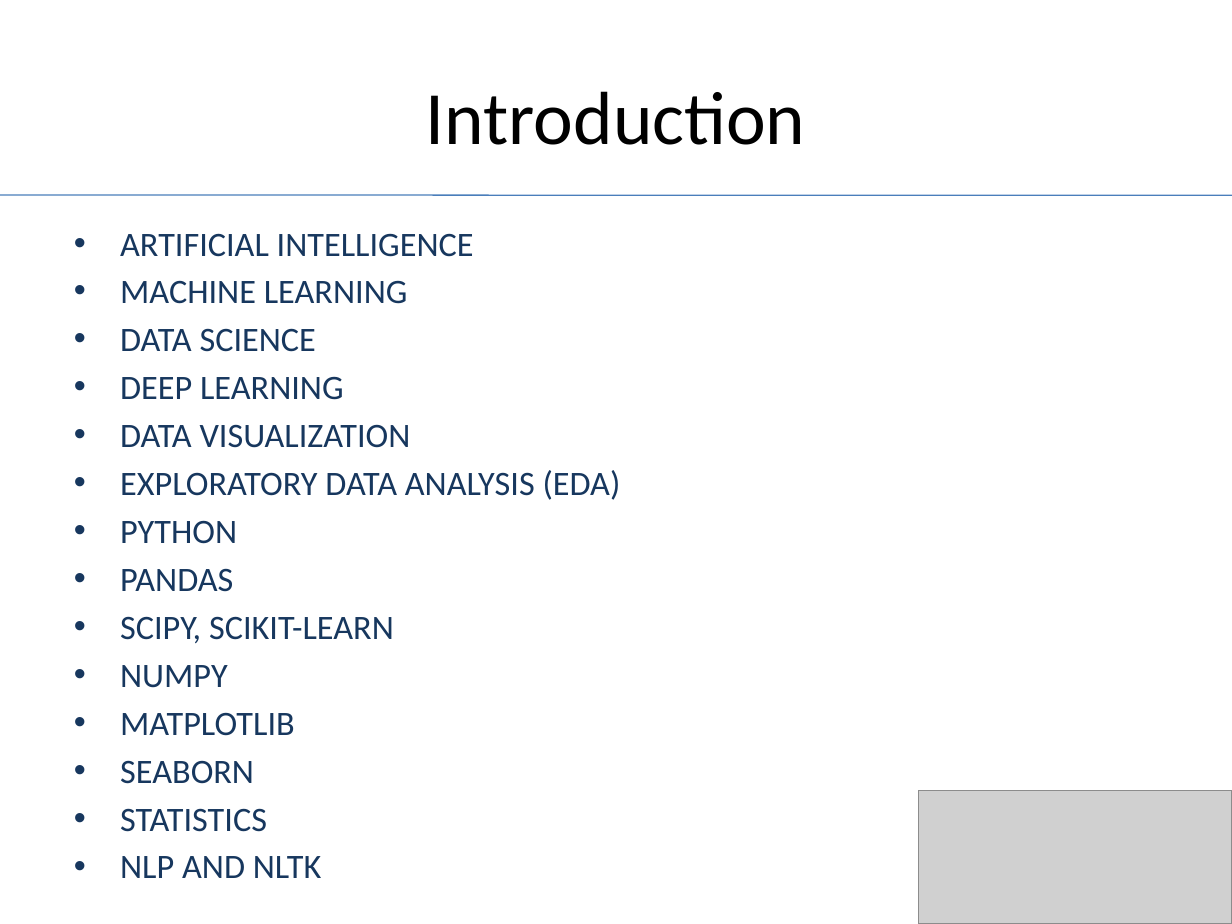
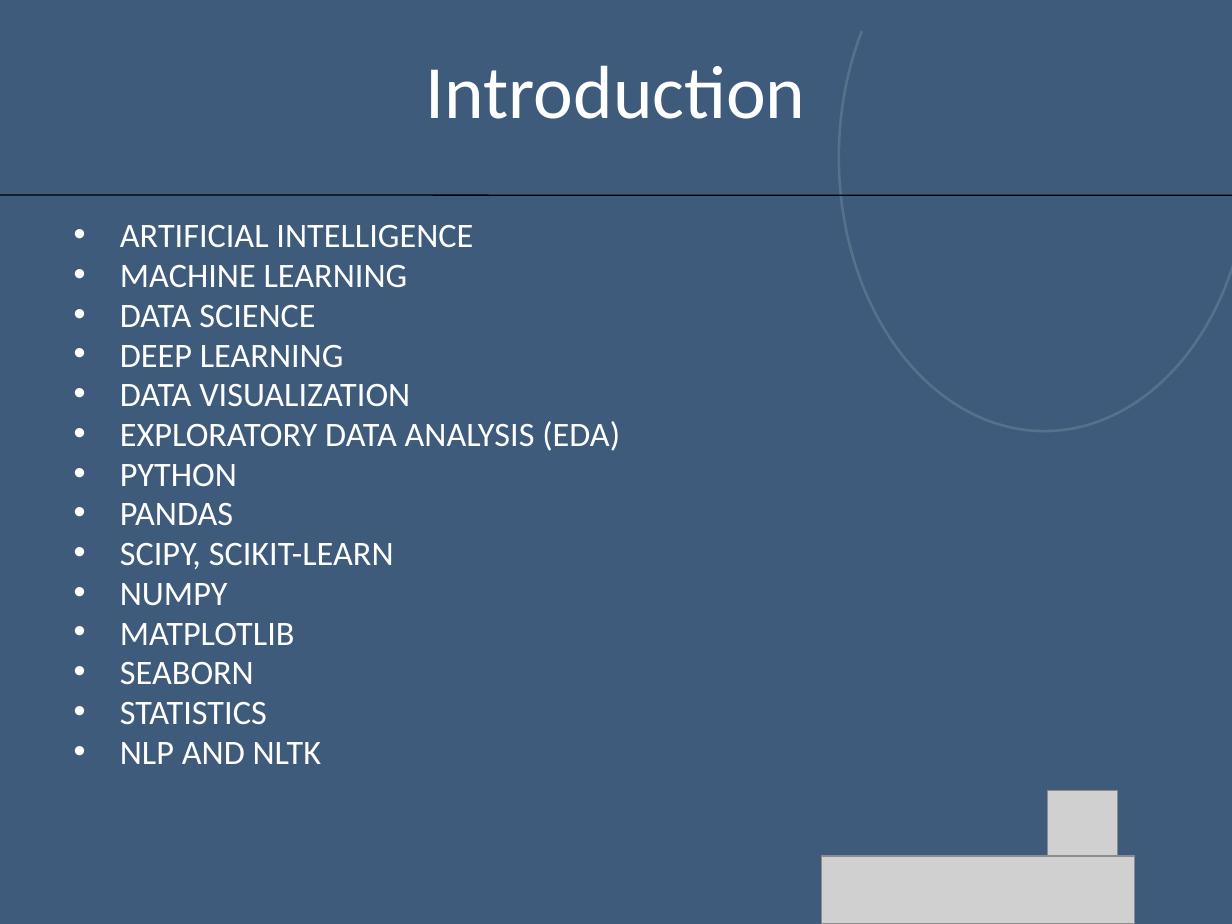
Before and after one commit to aimlearnings/DataScience, a slide deck: slide 3 of Introduction.pptx. Drawn at 1232x924 pixels with LibreOffice and Linux fonts; fonts in the diff are those of the drawing; grey boxes stand for pictures; background and template pictures are left out; a plain dark background stands for a picture behind light text. Boxes give left, top, right and bottom in pixels: in the first picture for what was removed or moved away, otherwise in the second. Text is boxed around its words. In the diff, an @@ line names an element or a change of style, - is before the commit and + after.

```diff
--- a/Introduction.pptx
+++ b/Introduction.pptx
@@ background #FFFFFF to picture (left out) @@
@@ rectangle added at <box>0,0,1232,924</box>, fill #4F81BD at 56% opacity @@
@@ arc (boxed as its full ellipse) added at <box>839,0,1232,431</box>, outline #FFFFFF 1.5 pt @@
@@ text "Introduction" at <box>426,65,806,119</box>: text colour #000000 to #FFFFFF; vertical alignment middle to top @@
@@ line (0, 195) - (1232, 196): stroke #4B7EBC 0.75 pt to #000000 0.75 pt @@
@@ text "ARTIFICIAL INTELLIGENCE" at <box>120,225,620,764</box>: text colour #17375E to #FFFFFF; line spacing 1 to 0.8 @@
@@ picture removed at <box>919,791,1232,924</box> @@
@@ picture added at <box>1047,791,1117,861</box> @@
@@ picture added at <box>822,856,1135,924</box> @@
```
Also in this commit, not shown: 2 other slides changed, 2 slides added, 1 slide removed, 5 other files.
